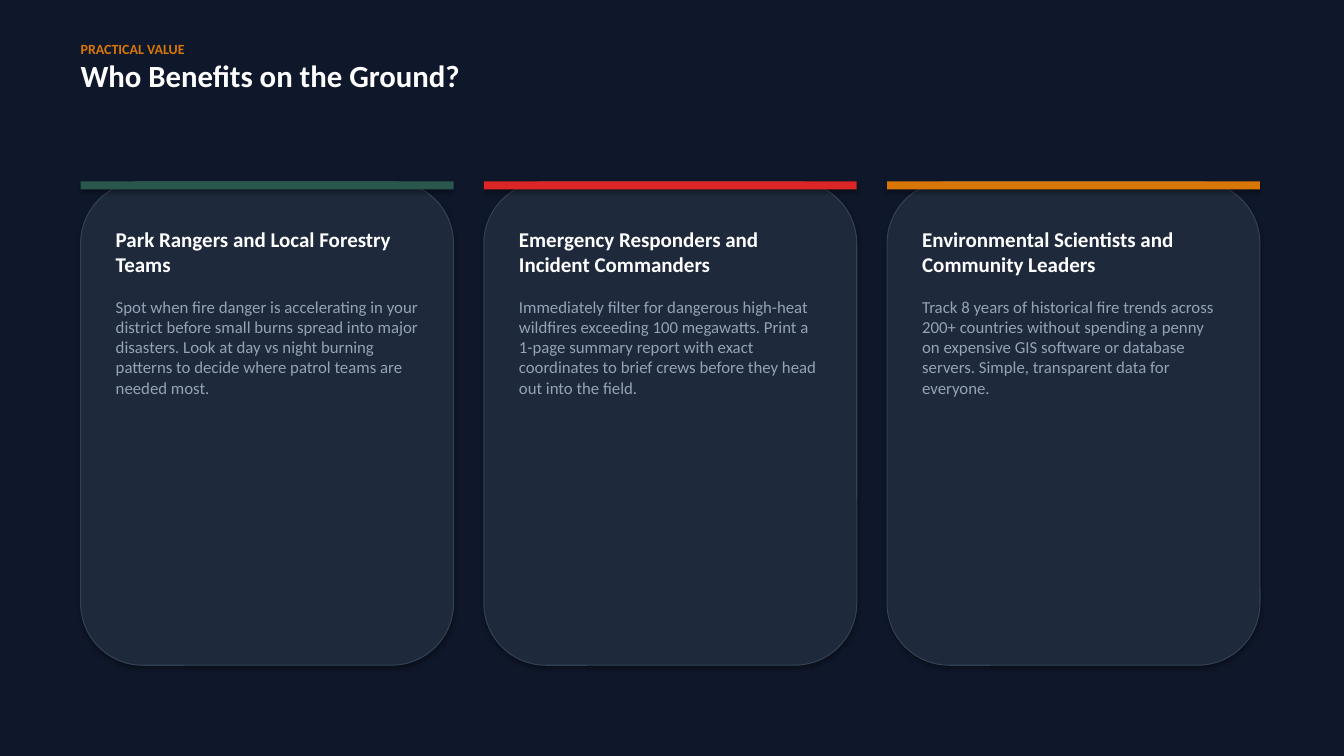
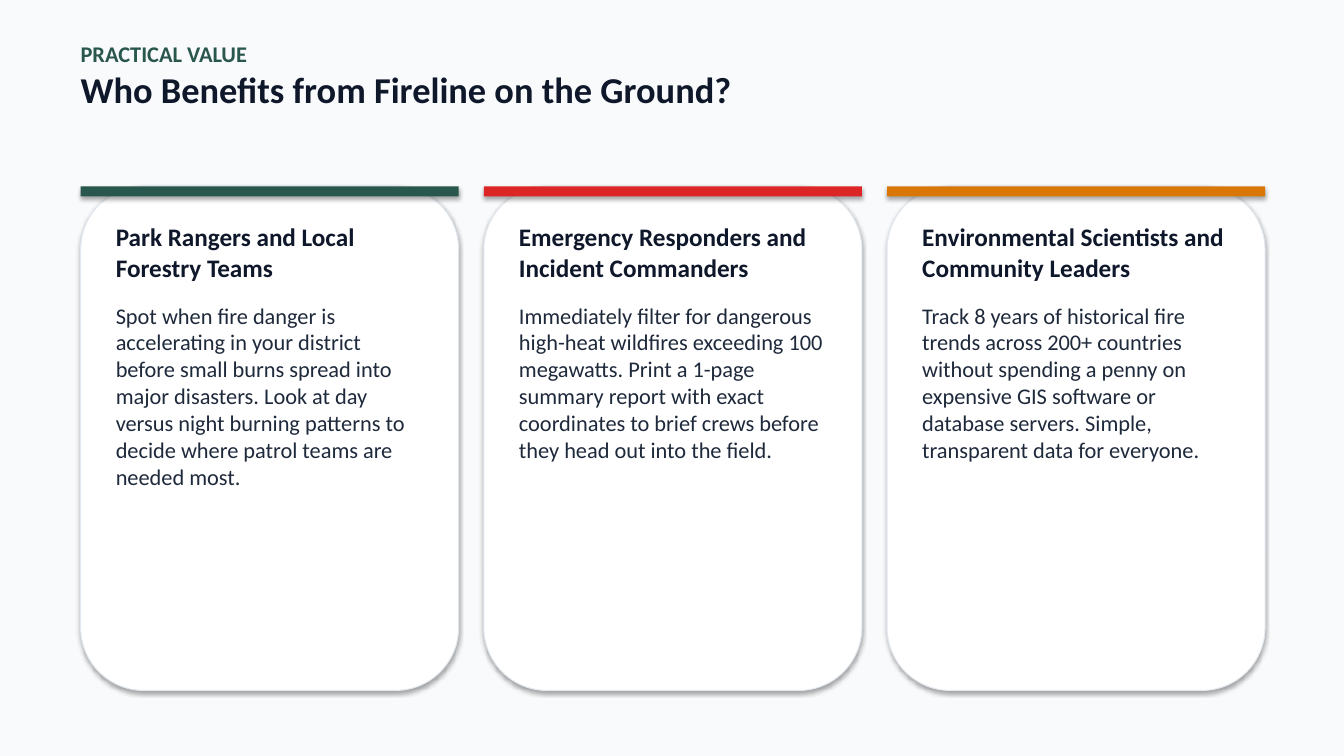
Before and after one commit to nithyashree-d-n/Fireline, a slide deck: slide 6 of Fireline_Project_Demonstration_NASA_Space_Apps.pptx. Drawn at 1344x756 pixels with LibreOffice and Linux fonts; fonts in the diff are those of the drawing. Boxes give left, top, right and bottom in pixels: in the first picture for what was removed or moved away, otherwise in the second. Text is boxed around its words. In the diff, an @@ line names an element or a change of style, - is before the commit and + after.

Commit message:
Switch presentation to clean professional light mode with minimum 16pt font size

```diff
--- a/Fireline_Project_Demonstration_NASA_Space_Apps.pptx
+++ b/Fireline_Project_Demonstration_NASA_Space_Apps.pptx
@@ rectangle at box(0, 0, 1344, 756): fill #0F172A to #F8FAFC @@
@@ text at box(81, 47, 247, 62): size 10 to 16 pt, text colour #D97706 to #2A574D in "PRACTICAL VALUE" @@
@@ text at box(81, 77, 731, 104): text changed; size 22 to 26 pt; text colour #FFFFFF to #0F172A @@
-Who Benefits on the Ground?
+Who Benefits from Fireline on the Ground?
@@ rectangle: place and size @@
-rectangle at box(81, 181, 454, 190)
+rectangle at box(81, 187, 459, 197)
@@ rounded rectangle: place and size @@
-rounded rectangle at box(81, 181, 454, 665)
+rounded rectangle at box(81, 187, 459, 691)
@@ rectangle: place and size @@
-rectangle at box(484, 181, 857, 190)
+rectangle at box(484, 187, 862, 197)
@@ rounded rectangle: place and size @@
-rounded rectangle at box(484, 181, 857, 665)
+rounded rectangle at box(484, 187, 862, 691)
@@ rectangle: place and size @@
-rectangle at box(887, 181, 1260, 190)
+rectangle at box(887, 187, 1265, 197)
@@ fill #1E293B to #FFFFFF; outline #334155 0.75 pt to #E2E8F0 0.75 pt in 3 elements at box(81, 187, 459, 691), box(484, 187, 862, 691), box(887, 187, 1265, 691) @@
@@ rounded rectangle: place and size @@
-rounded rectangle at box(887, 181, 1260, 665)
+rounded rectangle at box(887, 187, 1265, 691)
@@ text at box(116, 228, 355, 281): size 15 to 18 pt, text colour #FFFFFF to #0F172A in "Park Rangers and Local Forestry Teams" @@
@@ text "Emergency Responders and Incident Commanders" at box(519, 228, 823, 462): size 15 to 18 pt, text colour #FFFFFF to #0F172A in "Emergency Responders and Incident Commanders"; size 12 to 16 pt, text colour #94A3B8 to #1E293B in "Immediately filter for dangerous high-heat wildfires exceedi ..." @@
@@ text "Environmental Scientists and Community Leaders" at box(922, 228, 1223, 462): size 15 to 18 pt, text colour #FFFFFF to #0F172A in "Environmental Scientists and Community Leaders"; size 12 to 16 pt, text colour #94A3B8 to #1E293B in "Track 8 years of historical fire trends ..." @@
@@ text at box(116, 308, 405, 485): text changed; size 12 to 16 pt; text colour #94A3B8 to #1E293B @@
-Spot when fire danger is accelerating in your district before small burns spread into major disasters. Look at day vs night burning patterns to decide where patrol teams are needed most.
+Spot when fire danger is accelerating in your district before small burns spread into major disasters. Look at day versus night burning patterns to decide where patrol teams are needed most.
```
Also in this commit, not shown: 6 other slides changed.
